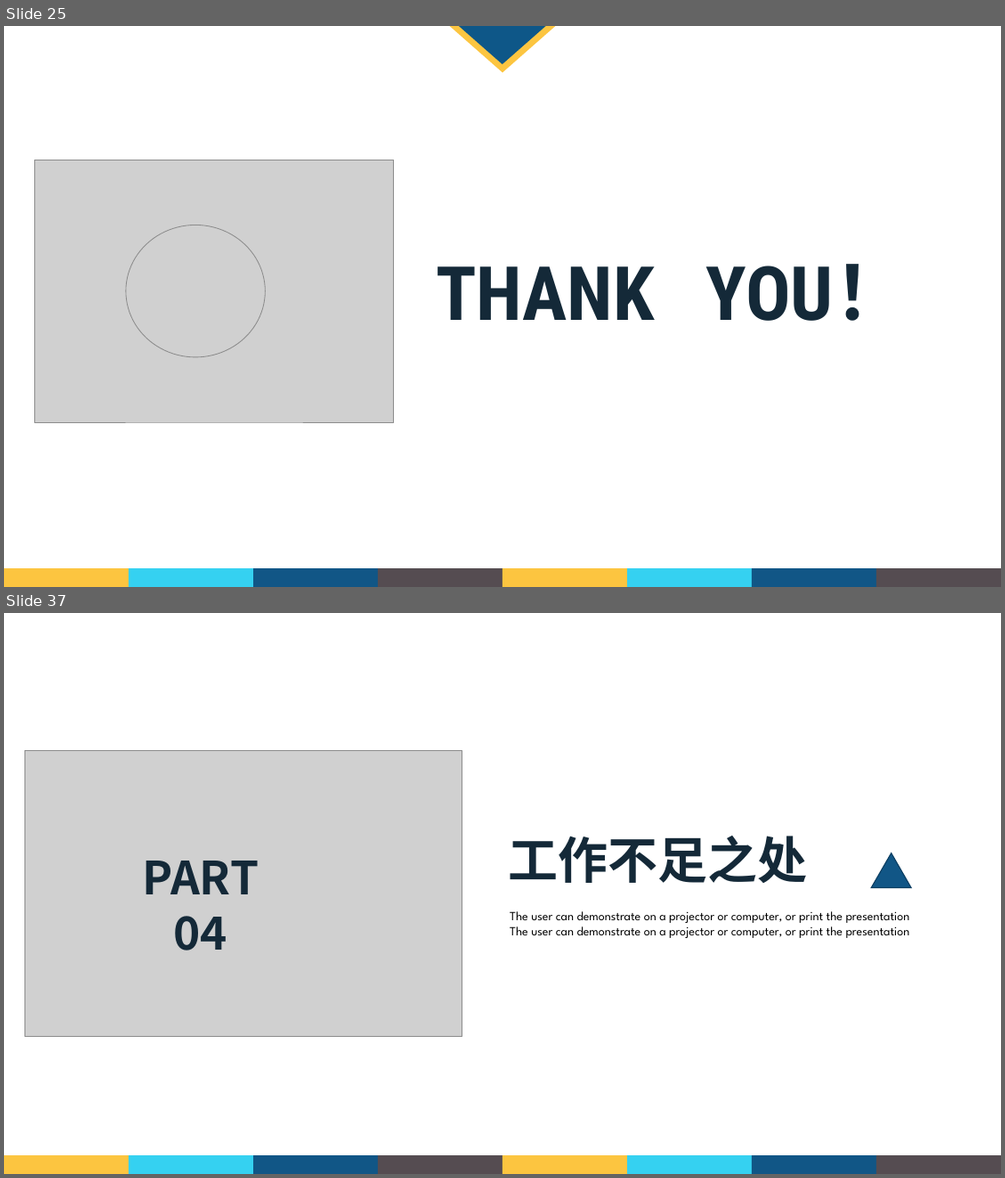
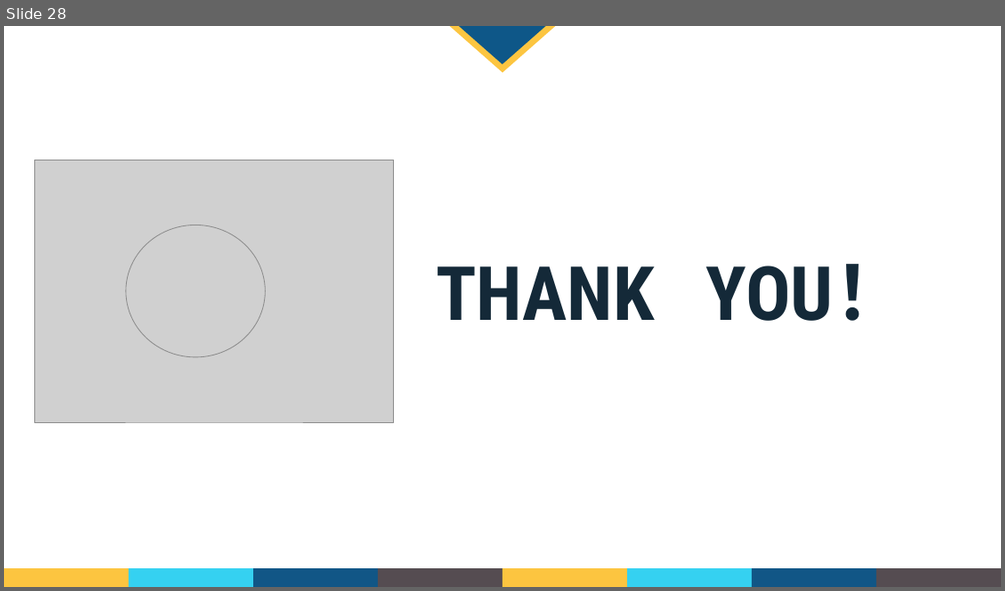
Before and after one commit to GaryHua226/AutomatedTesting, a slide deck: 课堂汇报/郭礼华_181250038.pptx. Shown one above the other, each under a label of ours: slides 25 and 37 before the commit, slide 28 after it; the slides between them are not shown. The pictures are 1005x1178 and 1005x591 pixels, drawn with LibreOffice and Linux fonts; fonts in the diff are those of the drawing; grey boxes stand for pictures; background and template pictures are left out. Boxes give left, top, right and bottom in pixels: in the first picture for what was removed or moved away, otherwise in the second. Text is boxed around its words. In the diff, an @@ line names an element or a change of style, - is before the commit and + after.

```diff
--- a/课堂汇报/郭礼华_181250038.pptx
+++ b/课堂汇报/郭礼华_181250038.pptx
@@ slide 37 removed at <box>4,613,1001,1174</box>, background picture (left out) @@
@@ picture removed at <box>25,751,462,1037</box> @@
@@ text removed at <box>509,835,808,883</box> @@
-工作不足之处
@@ text removed at <box>143,860,259,950</box> @@
-PART 04
@@ triangle removed at <box>871,853,921,905</box> @@
@@ text removed at <box>510,911,910,938</box> @@
-The user can demonstrate on a projector or computer, or print the presentation The user can demonstrate on a projector or computer, or print the presentation
@@ group removed at <box>4,1155,1001,1174</box>: 8 rectangles @@
@@ what was slide 25 is now slide 28 @@
```
Also in this commit, not shown: 1 slide changed, 3 slides added, 19 other slides removed.
